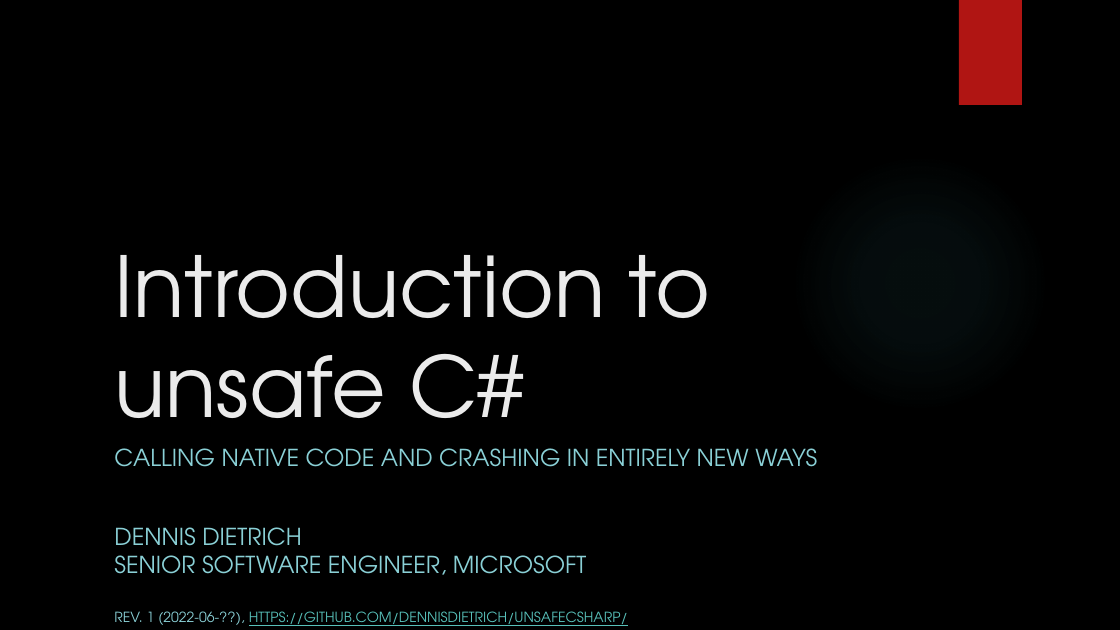
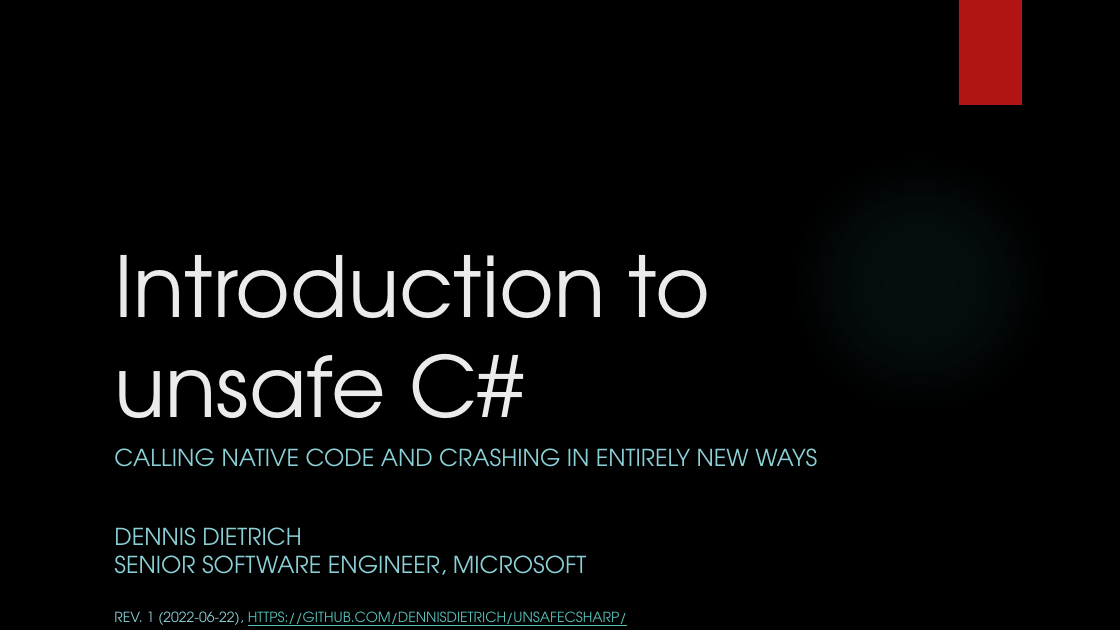
Before and after one commit to dennisdietrich/UnsafeCSharp, a slide deck: slide 1 of doc/Introduction to unsafe C#.pptx. Drawn at 1120x630 pixels with LibreOffice and Linux fonts; fonts in the diff are those of the drawing; background and template pictures are left out. Boxes give left, top, right and bottom in pixels: in the first picture for what was removed or moved away, otherwise in the second. Text is boxed around its words. In the diff, an @@ line names an element or a change of style, - is before the commit and + after.

```diff
--- a/doc/Introduction to unsafe C#.pptx
+++ b/doc/Introduction to unsafe C#.pptx
@@ text at bbox=[114, 611, 627, 626]: text changed @@
-REV. 1 (2022-06-??), HTTPS://GITHUB.COM/DENNISDIETRICH/UNSAFECSHARP/
+REV. 1 (2022-06-22), HTTPS://GITHUB.COM/DENNISDIETRICH/UNSAFECSHARP/
```
Also in this commit, not shown: 1 other slide changed, 1 slide added, 9 other files.
